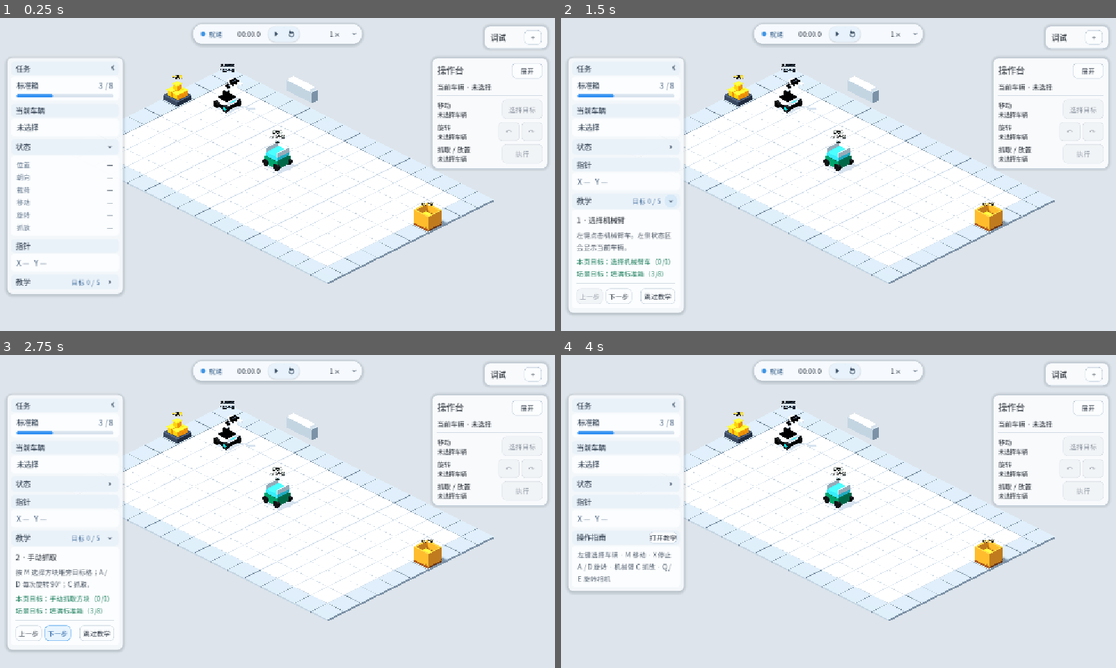
Above: before the commit, frames 1-4 (two rows, left to right).
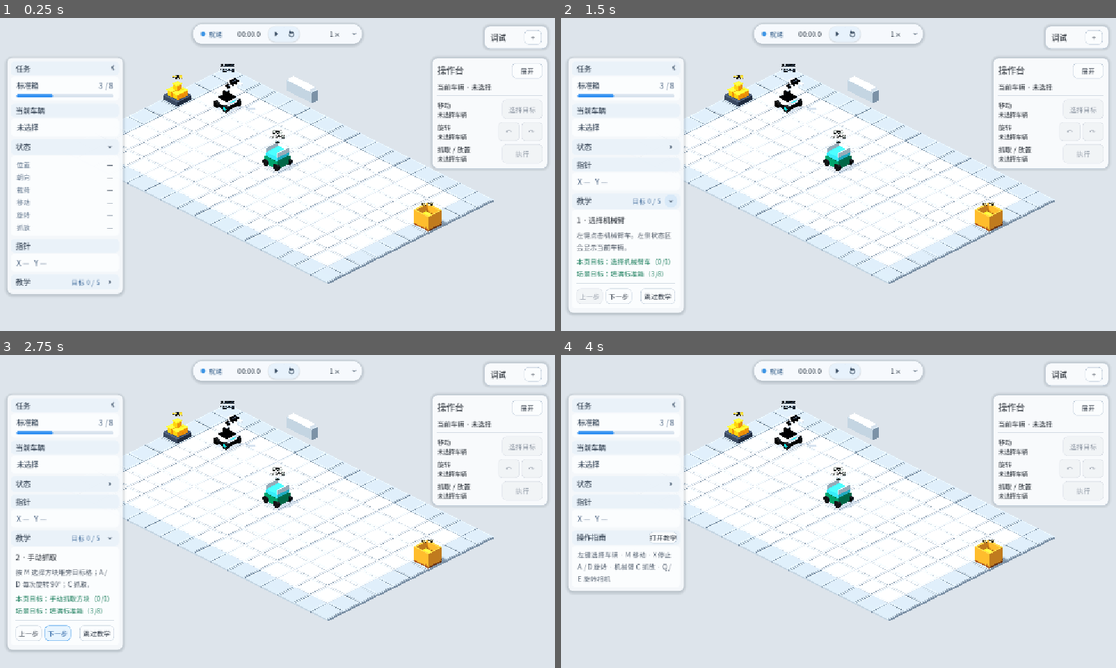
Above: after the commit, the same moments.

Repository: Ri0n72Y/automata
Game: Godot game, scene res://scenes/scene_01/scene_01_basic_packing.tscn
Same seed, same stepped clock (60 frames per second), same inputs: the game is played once before the commit and once after it.
Inputs (mouse positions are in pixels of both pictures, inside the frame that each line leads up to):
- Up to frame 1 (0.25 s): no input
- Up to frame 2 (1.5 s): click (672, 146) at 0.5 s; click (672, 199) at 1.27 s
- Up to frame 3 (2.75 s): click "下一步" at 2 s
- Up to frame 4 (4 s): click "上一步" at 2.75 s; click "跳过教学" at 3.5 s

The runs differ from the first frame. In frame 1, 0.6% of the frame differs, in the area x 22-89%, y 20-85%; in frame 2, 0.6%; in frame 3, 0.6%; in frame 4, 0.6%.

Commit message:
feat(scene-01): add subtle tile panel frames

Diff:
--- a/scenes/scene_01/components/grid_tile_static.tscn
+++ b/scenes/scene_01/components/grid_tile_static.tscn
@@ -1,11 +1,42 @@
-[gd_scene load_steps=3 format=3]
+[gd_scene load_steps=6 format=3]
 
 [ext_resource type="Material" path="res://scenes/scene_01/materials/neutral_floor.tres" id="1_floor"]
+[ext_resource type="Material" path="res://scenes/scene_01/materials/floor_seam.tres" id="2_seam"]
 
 [sub_resource type="BoxMesh" id="TileMesh"]
 material = ExtResource("1_floor")
 size = Vector3(0.96, 0.08, 0.96)
 
+[sub_resource type="BoxMesh" id="FrameLongMesh"]
+size = Vector3(0.84, 0.008, 0.016)
+
+[sub_resource type="BoxMesh" id="FrameShortMesh"]
+size = Vector3(0.016, 0.008, 0.84)
+
 [node name="GridTileStatic" type="MeshInstance3D"]
 mesh = SubResource("TileMesh")
 cast_shadow = 1
+
+[node name="FrameNorth" type="MeshInstance3D" parent="."]
+position = Vector3(0, 0.044, -0.42)
+mesh = SubResource("FrameLongMesh")
+material_override = ExtResource("2_seam")
+cast_shadow = 0
+
+[node name="FrameSouth" type="MeshInstance3D" parent="."]
+position = Vector3(0, 0.044, 0.42)
+mesh = SubResource("FrameLongMesh")
+material_override = ExtResource("2_seam")
+cast_shadow = 0
+
+[node name="FrameWest" type="MeshInstance3D" parent="."]
+position = Vector3(-0.42, 0.044, 0)
+mesh = SubResource("FrameShortMesh")
+material_override = ExtResource("2_seam")
+cast_shadow = 0
+
+[node name="FrameEast" type="MeshInstance3D" parent="."]
+position = Vector3(0.42, 0.044, 0)
+mesh = SubResource("FrameShortMesh")
+material_override = ExtResource("2_seam")
+cast_shadow = 0
